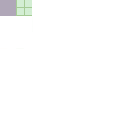
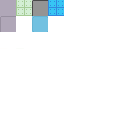
Layered file, before and after one edit (128x128). Changes by layer:
painted on "Layer" over [0, 0, 64, 32]
